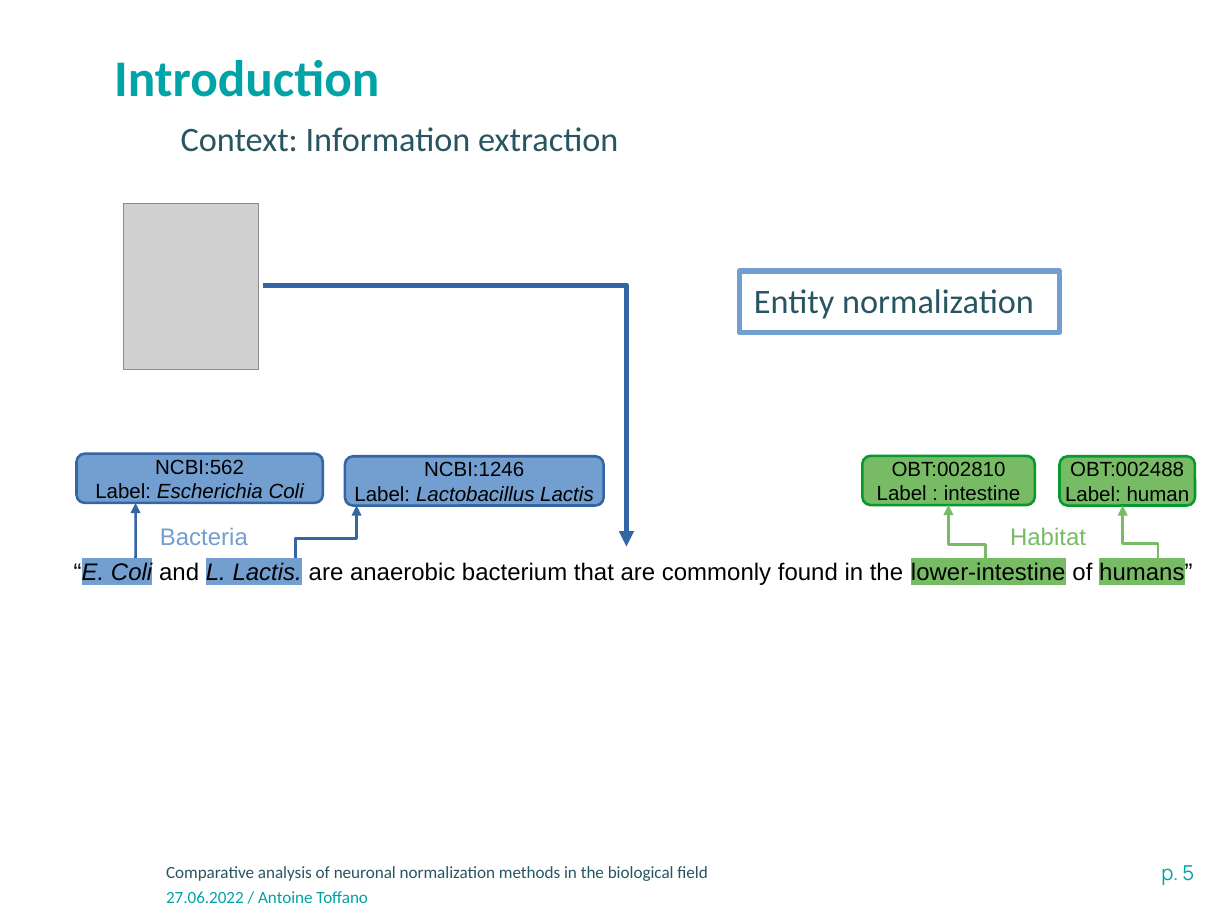
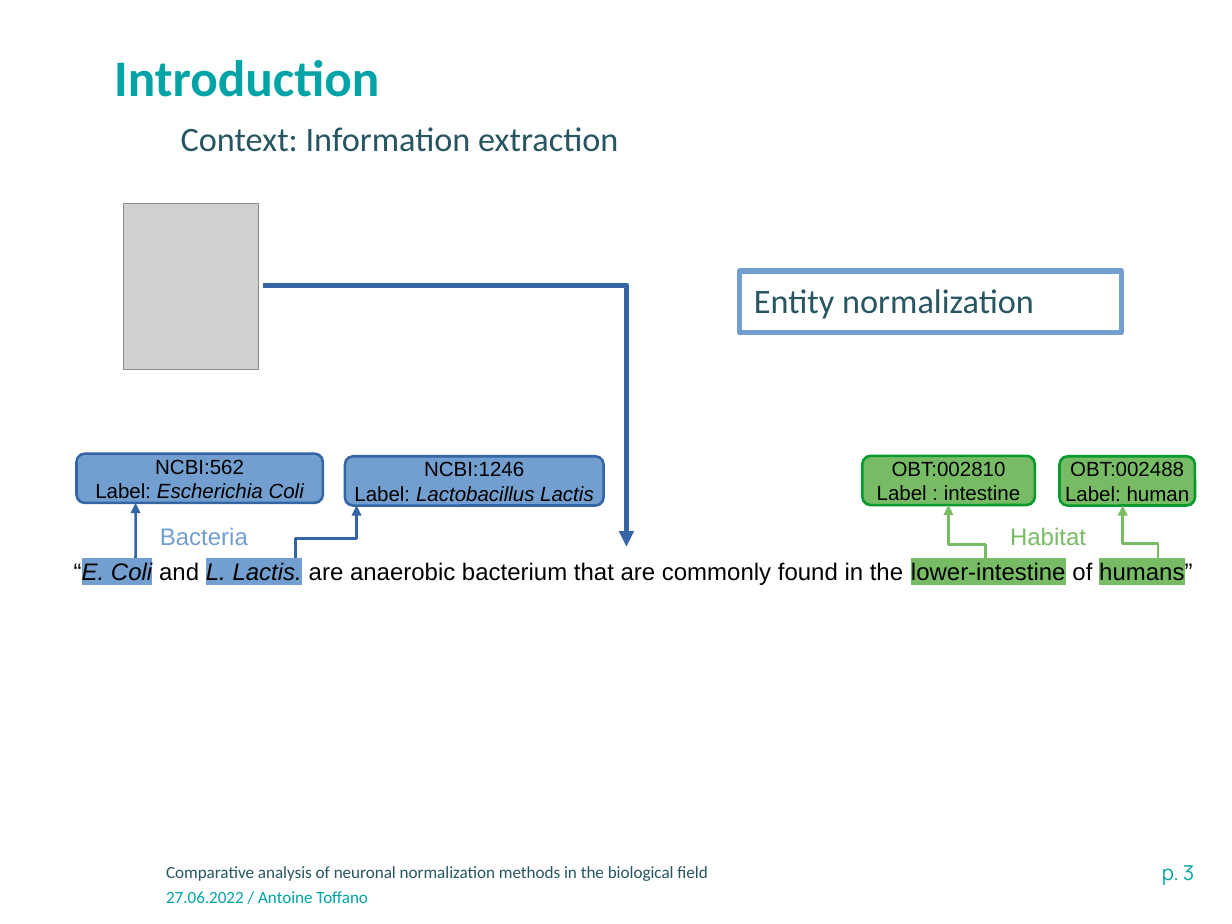
Before and after one commit to atoffano/entity-norm, a slide deck: slide 3 of Presentation-INRAE-format classique.odp (slide 5 before the commit). Drawn at 1232x924 pixels with LibreOffice and Linux fonts; fonts in the diff are those of the drawing; grey boxes stand for pictures; background and template pictures are left out. Boxes give left, top, right and bottom in pixels: in the first picture for what was removed or moved away, otherwise in the second. Text is boxed around its words. In the diff, an @@ line names an element or a change of style, - is before the commit and + after.

```diff
--- a/Presentation-INRAE-format classique.odp
+++ b/Presentation-INRAE-format classique.odp
@@ rectangle "Entity normalization": place and size @@
-rectangle "Entity normalization" at bbox=[739, 271, 1060, 333]
+rectangle "Entity normalization" at bbox=[739, 271, 1121, 333]
@@ page number at bbox=[1162, 865, 1194, 885]: text changed @@
-p. 5
+p. 3
```
Also in this commit, not shown: 11 other slides changed, 4 slides added, 2 slides removed, 1 other file.
